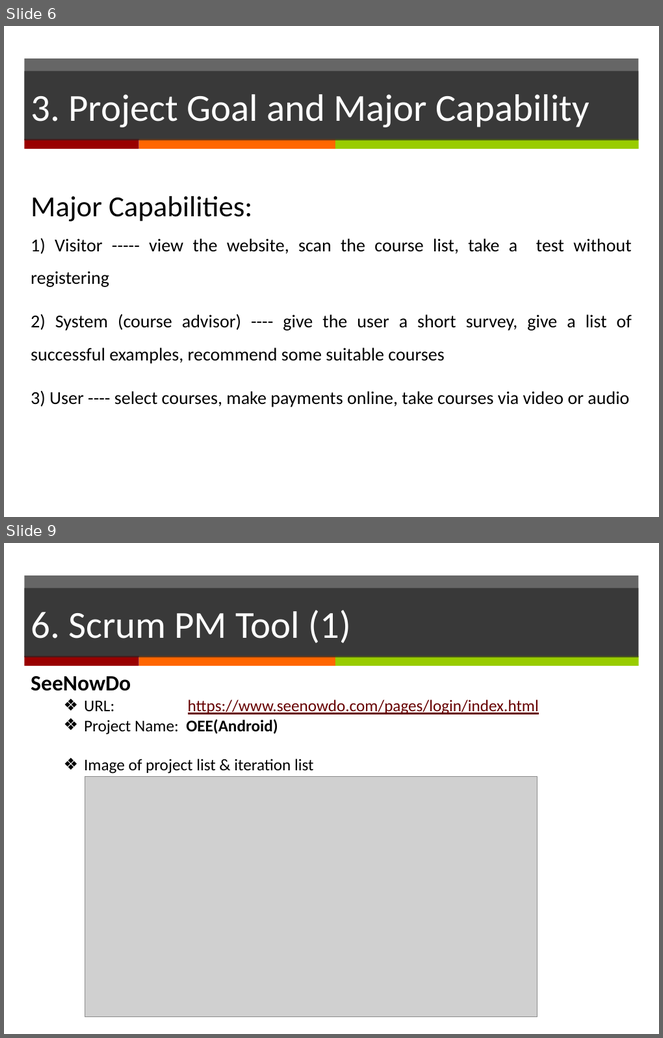
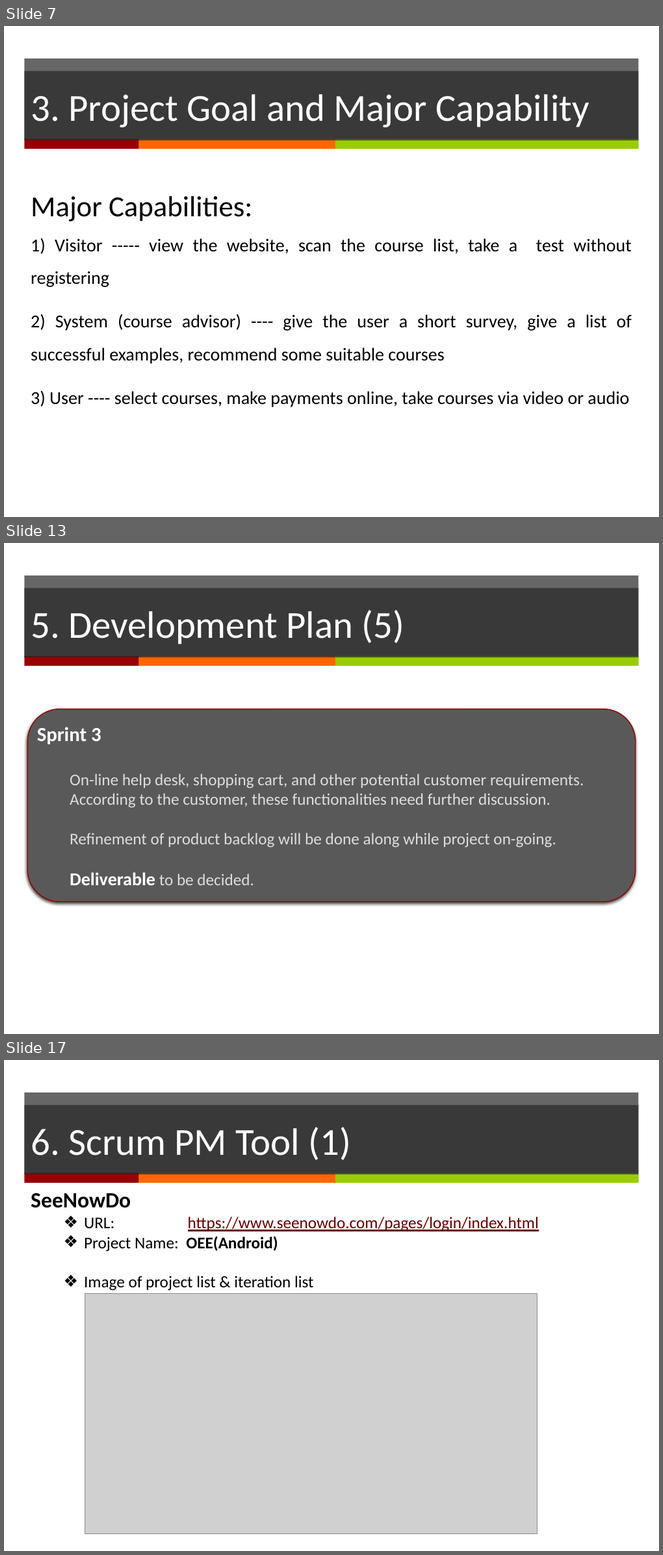
Before and after one commit to yadwinds/761_VEL, a slide deck: PCB/02 Plans & Actuals/2.1_Project Plan/Project Plan_(presentation)v0.1.pptx. Shown one above the other, each under a label of ours: slides 6 and 9 before the commit, slides 7, 13 and 17 after it; the slides between them are not shown. The pictures are 663x1038 and 663x1555 pixels, drawn with LibreOffice and Linux fonts; fonts in the diff are those of the drawing; grey boxes stand for pictures. Boxes give left, top, right and bottom in pixels: in the first picture for what was removed or moved away, otherwise in the second. Text is boxed around its words. In the diff, an @@ line names an element or a change of style, - is before the commit and + after.

```diff
--- a/PCB/02 Plans & Actuals/2.1_Project Plan/Project Plan_(presentation)v0.1.pptx
+++ b/PCB/02 Plans & Actuals/2.1_Project Plan/Project Plan_(presentation)v0.1.pptx
@@ slide 13 added at bbox=[4, 543, 659, 1034], background #FFFFFF; not listed: 4 template elements that a slide beside it also shows @@
@@ title added at bbox=[24, 589, 639, 657], fill #262626 at 70% opacity, 42 pt, text #FFFFFF @@
+5. Development Plan (5)
@@ rounded rectangle added at bbox=[27, 709, 636, 902], fill #595959, outline #950000 1 pt @@
@@ text added at bbox=[37, 727, 584, 886], 18 pt, text #DDDDDD @@
+Sprint 3
+  On-line help desk, shopping cart, and other potential customer requirements. According to the customer, these functionalities need further discussion.
+  Refinement of product backlog will be done along while project on-going.
+  Deliverable to be decided.
@@ what was slide 6 is now slide 7 @@
@@ what was slide 9 is now slide 17 @@
```
Also in this commit, not shown: 5 slides changed, 7 other slides added.
